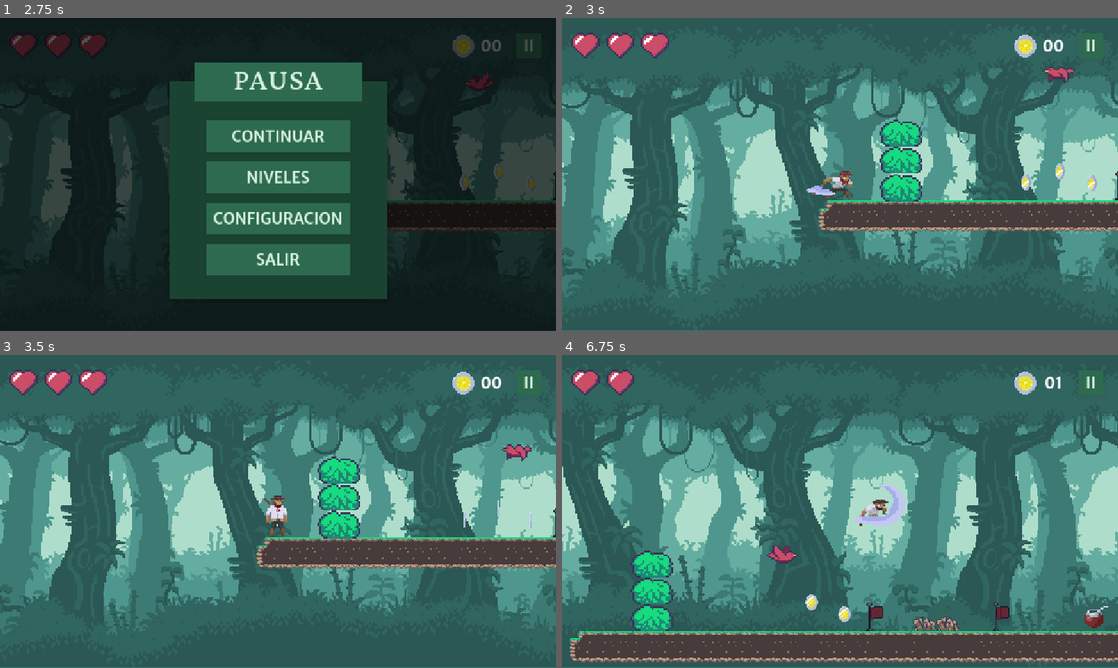
Above: before the commit, frames 1-4 (two rows, left to right).
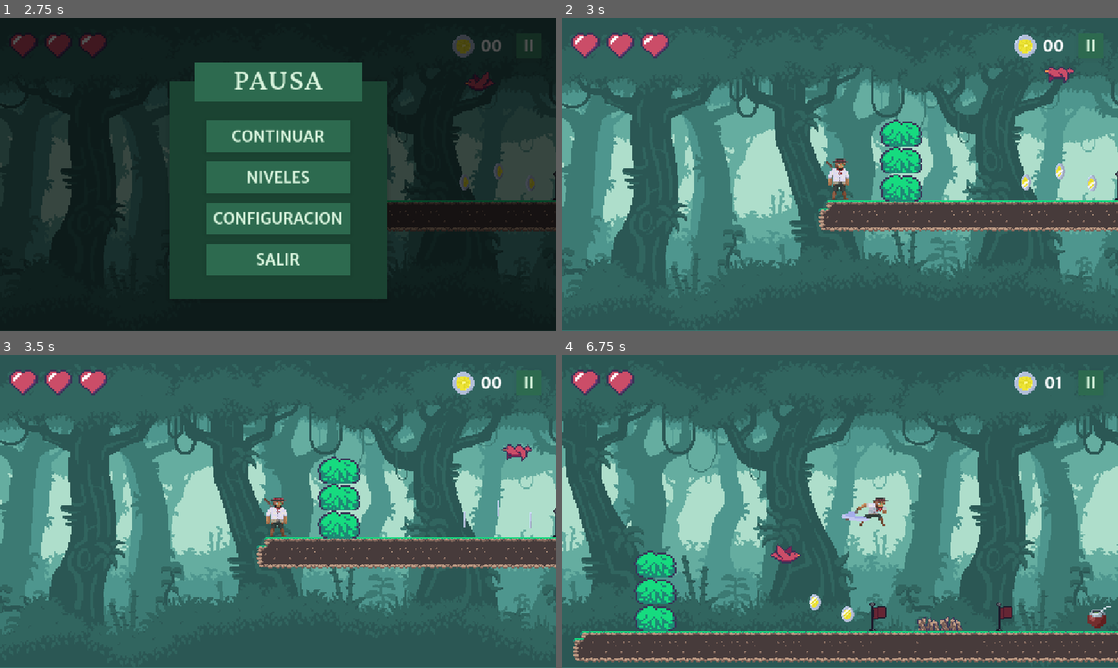
Above: after the commit, the same moments.

Repository: LYoshi02/TP-Videojuegos
Game: Godot game, scene res://pantallas/menu_principal/menu_principal.tscn
The game is run twice, just before and just after one commit, with the same random seed, the same clock (stepped at 60 frames per second) and the same inputs.
Inputs (mouse positions are in pixels of both pictures, inside the frame that each line leads up to):
- Up to frame 1 (2.75 s): click "NIVELES" at 0.5 s; click "1" at 1.25 s; click "II" at 2 s
- Up to frame 2 (3 s): click "CONTINUAR" at 2.75 s
- Up to frame 3 (3.5 s): no input
- Up to frame 4 (6.75 s): move the mouse to (962, 495) at 3.52 s; press the mouse at (962, 495) at 3.53 s; hold D (derecha) 3.53-5.03 s; tap W (salto) at 3.77, 4.52, 6.02 s; move the mouse to (728, 527) at 4.27 s; release the mouse at (728, 527) at 4.28 s; click (728, 527) at 4.35 s; move the mouse to (895, 442) at 5.02 s; press the mouse at (895, 442) at 5.03 s; hold A (izquierda) 5.03-5.78 s; move the mouse to (812, 574) at 5.77 s; release the mouse at (812, 574) at 5.78 s; hold D (derecha) from 5.78 s (still down); click (812, 574) at 5.85 s; move the mouse to (1006, 558) at 6.52 s; press the mouse at (1006, 558) at 6.53 s

Frame 1 is identical in both runs. In frame 2, 0.4% of the frame differs, in the area x 44-53%, y 44-58%; in frame 3, 0.2%; in frame 4, 13%, in the area x 0-100%, y 16-99%.

Commit message:
corregir bug al apretar boton de pausa

Diff:
--- a/juego/personaje/personaje.gd
+++ b/juego/personaje/personaje.gd
@@ -43,6 +43,10 @@
 		"izquierda":
 			area_ataque.position = Vector2(-15, 0)
 
+func _unhandled_input(event: InputEvent) -> void:
+	if event.is_action_pressed("ataque"):
+		atacar()
+
 func _physics_process(delta: float) -> void:
 	# Animations
 	if is_on_floor():
@@ -80,8 +84,6 @@
 	move_and_slide()
 	actualizar_posicion_area_ataque()
 
-	if Input.is_action_just_pressed("ataque"):
-		atacar()
 	if Input.is_action_pressed('izquierda'):
 		sprite_2d.flip_h = true
 		direccion_movimiento = "izquierda"
